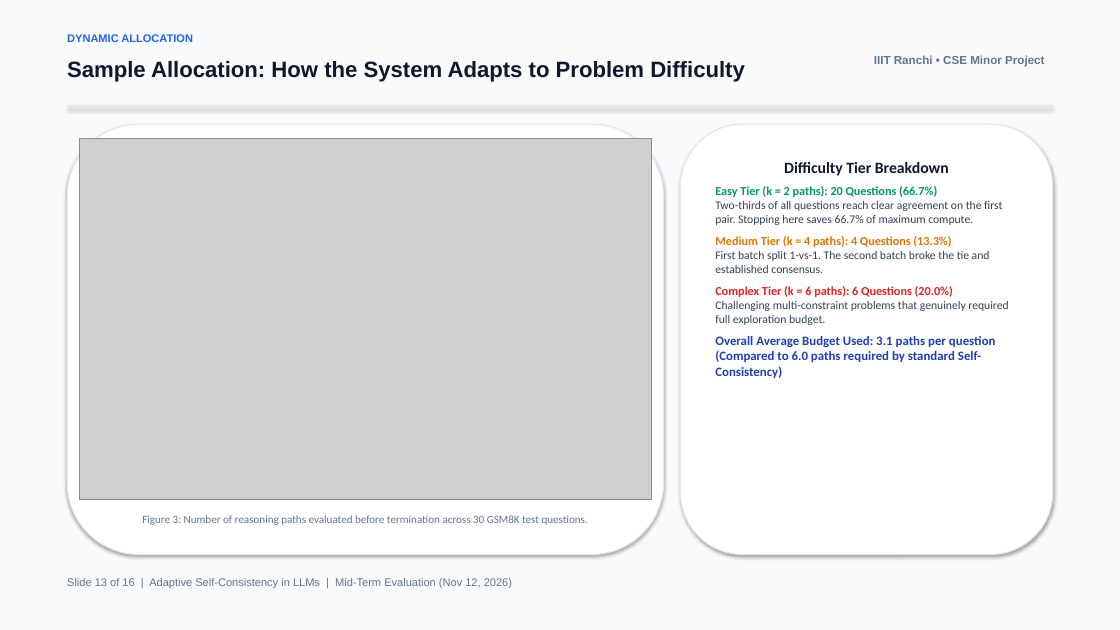
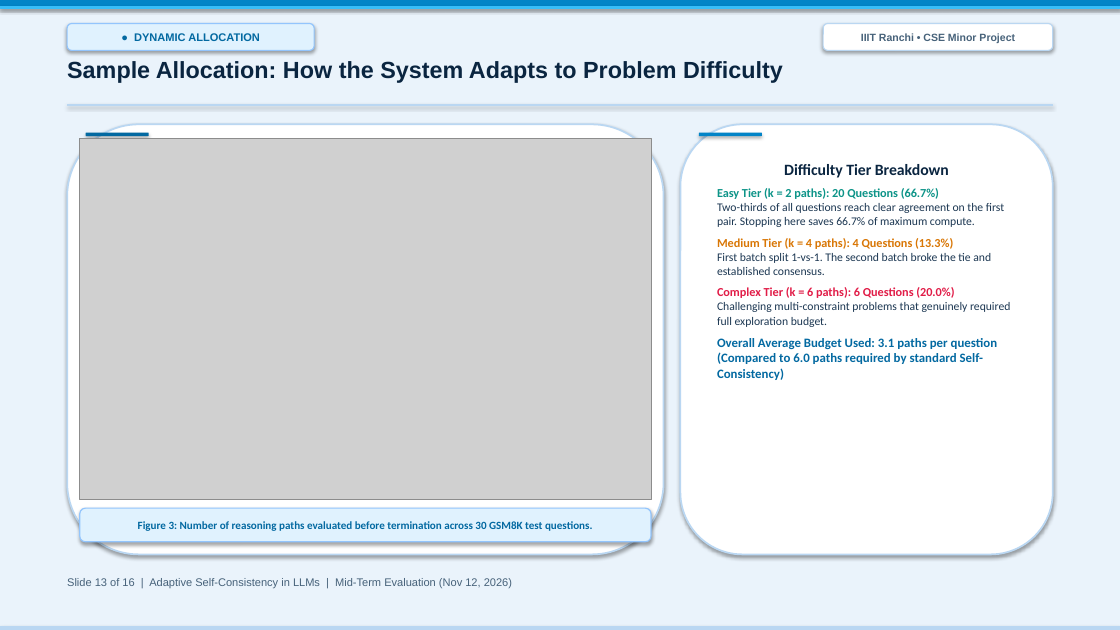
Before and after one commit to AbhinavKr0110/minor_project, a slide deck: slide 13 of presentation.pptx. Drawn at 1120x630 pixels with LibreOffice and Linux fonts; fonts in the diff are those of the drawing; grey boxes stand for pictures. Boxes give left, top, right and bottom in pixels: in the first picture for what was removed or moved away, otherwise in the second. Text is boxed around its words. In the diff, an @@ line names an element or a change of style, - is before the commit and + after.

```diff
--- a/presentation.pptx
+++ b/presentation.pptx
@@ rectangle at <box>0,0,1120,630</box>: fill #F8FAFC to #EAF3FB; outline #F8FAFC 0.75 pt to #EAF3FB 0.75 pt @@
@@ rectangle added at <box>0,0,1120,7</box>, fill #0284C7, outline #0284C7 0.75 pt @@
@@ rectangle added at <box>0,7,1120,8</box>, fill #38BDF8, outline #38BDF8 0.75 pt @@
@@ rounded rectangle "● DYNAMIC ALLOCATION": place and size @@
-rounded rectangle "● DYNAMIC ALLOCATION" at <box>67,34,193,42</box>
+rounded rectangle "● DYNAMIC ALLOCATION" at <box>67,24,314,50</box>
@@ rounded rectangle "● DYNAMIC ALLOCATION" at <box>67,24,314,50</box>: vertical alignment top to middle; fill none to #E0F2FE; outline none to #93C5FD 1 pt; shadow on @@
@@ rounded rectangle "IIIT Ranchi • CSE Minor ...": place and size @@
-rounded rectangle "IIIT Ranchi • CSE Minor ..." at <box>874,55,1044,67</box>
+rounded rectangle "IIIT Ranchi • CSE Minor ..." at <box>823,24,1053,50</box>
@@ rounded rectangle "IIIT Ranchi • CSE Minor ..." at <box>823,24,1053,50</box>: size 10 to 9 pt, text colour #64748B to #47627A; alignment right to centre; vertical alignment top to middle; fill none to #FFFFFF; outline none to #BAD7F2 1 pt; shadow on @@
@@ text "Sample Allocation: How the System ..." at <box>67,61,783,83</box>: size 19 to 20 pt, text colour #0F172A to #0A2540 @@
@@ text in rounded rectangle at <box>134,33,260,41</box>: text changed; text colour #2563EB to #0369A1 @@
-DYNAMIC ALLOCATION
+● DYNAMIC ALLOCATION
@@ rectangle at <box>67,104,1053,106</box>: fill #E2E8F0 to #BAD7F2; outline #E2E8F0 0.75 pt to #BAD7F2 0.75 pt @@
@@ rounded rectangle at <box>67,124,664,555</box>: outline #E2E8F0 1 pt to #BAD7F2 1.5 pt @@
@@ rounded rectangle added at <box>86,133,149,136</box>, fill #0369A1 @@
@@ rounded rectangle "Difficulty Tier Breakdown" at <box>681,124,1053,555</box>: outline #E2E8F0 1 pt to #BAD7F2 1.5 pt @@
@@ rounded rectangle added at <box>699,133,762,136</box>, fill #0284C7 @@
@@ text in rounded rectangle at <box>717,164,1010,380</box>: text colour #0F172A to #0A2540 in "Difficulty Tier Breakdown"; text colour #059669 to #0D9488 in "Easy Tier (k = 2 paths): 20 ..."; text colour #334155 to #1C3752 in "Two-thirds of all questions reach clear agreement ...", "First batch split 1-vs-1. The second batch ...", "Challenging multi-constraint problems that genuinely require ..."; text colour #DC2626 to #E11D48 in "Complex Tier (k = 6 paths): 6 ..."; text colour #1E40AF to #0369A1 in "Overall Average Budget Used: 3.1 paths per ..." @@
@@ rounded rectangle "Figure 3: Number of reasoning ...": place and size @@
-rounded rectangle "Figure 3: Number of reasoning ..." at <box>142,515,588,525</box>
+rounded rectangle "Figure 3: Number of reasoning ..." at <box>80,508,651,542</box>
@@ rounded rectangle "Figure 3: Number of reasoning ..." at <box>80,508,651,542</box>: text colour #64748B to #0369A1, bold on; vertical alignment top to middle; fill none to #E0F2FE; outline none to #93C5FD 1 pt; shadow on @@
@@ text "Slide 13 of 16 | ..." at <box>67,578,512,588</box>: text colour #64748B to #47627A @@
@@ rectangle added at <box>0,627,1120,630</box>, fill #BAD7F2, outline #BAD7F2 0.75 pt @@
```
Also in this commit, not shown: 15 other slides changed, 4 other files.
